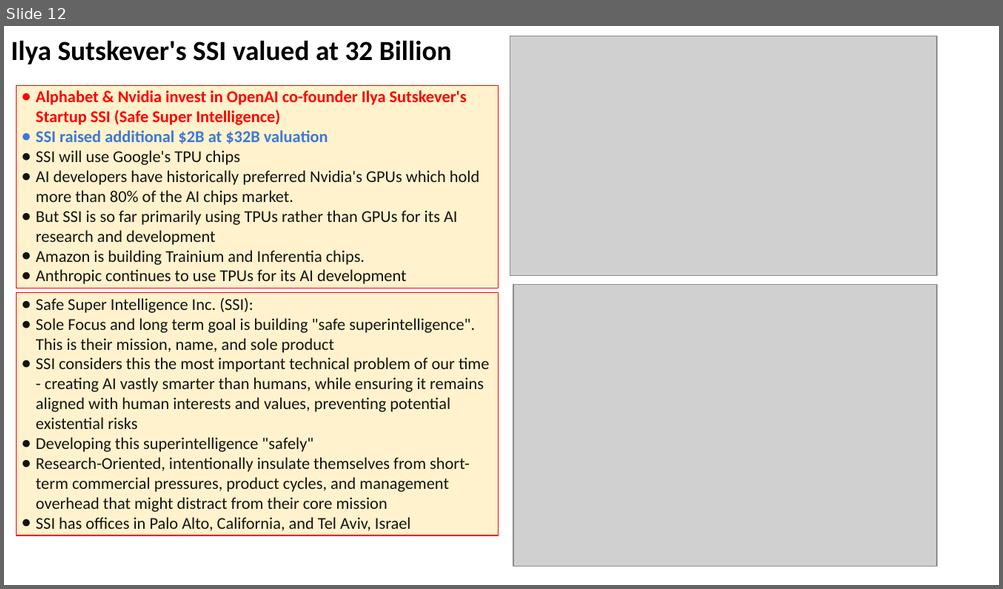
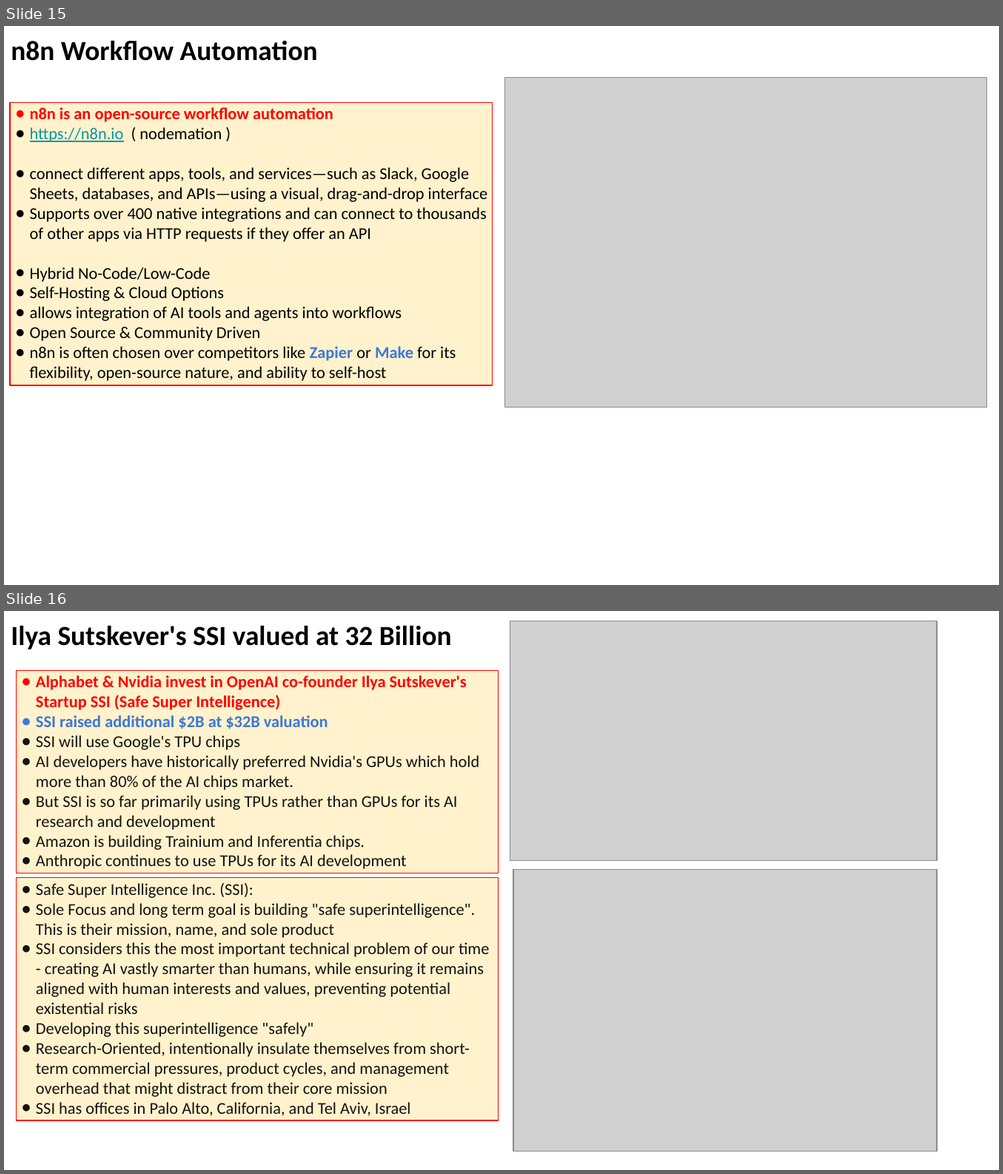
Before and after one commit to lselector/seminar, a slide deck: 2025/2025-04-18-AI-Updates.pptx. Shown one above the other, each under a label of ours: slide 12 before the commit, slides 15 and 16 after it. The pictures are 1003x589 and 1003x1174 pixels, drawn with LibreOffice and Linux fonts; fonts in the diff are those of the drawing; grey boxes stand for pictures. Boxes give left, top, right and bottom in pixels: in the first picture for what was removed or moved away, otherwise in the second. Text is boxed around its words. In the diff, an @@ line names an element or a change of style, - is before the commit and + after.

```diff
--- a/2025/2025-04-18-AI-Updates.pptx
+++ b/2025/2025-04-18-AI-Updates.pptx
@@ slide 15 added at [4, 26, 999, 585], background #FFFFFF @@
@@ text added at [11, 40, 318, 61], 20 pt, text #000000, bold @@
+n8n Workflow Automation
@@ picture added at [504, 78, 987, 408] @@
@@ rectangle added at [10, 102, 492, 386], fill #FFF2CC, outline #FF0000 0.75 pt, 12 pt, text #000000 @@
+● n8n is an open-source workflow automation
+● https://n8n.io ( nodemation )
+● connect different apps, tools, and services—such as Slack, Google Sheets, databases, and APIs—using a visual, drag-and-drop interface
+● Supports over 400 native integrations and can connect to thousands of other apps via HTTP requests if they offer an API
+● Hybrid No-Code/Low-Code
+● Self-Hosting & Cloud Options
+● allows integration of AI tools and agents into workflows
+● Open Source & Community Driven
+● n8n is often chosen over competitors like Zapier or Make for its flexibility, open-source nature, and ability to self-host
@@ what was slide 12 is now slide 16 @@
```
Also in this commit, not shown: 5 slides changed, 6 other slides added, 2 slides removed.
